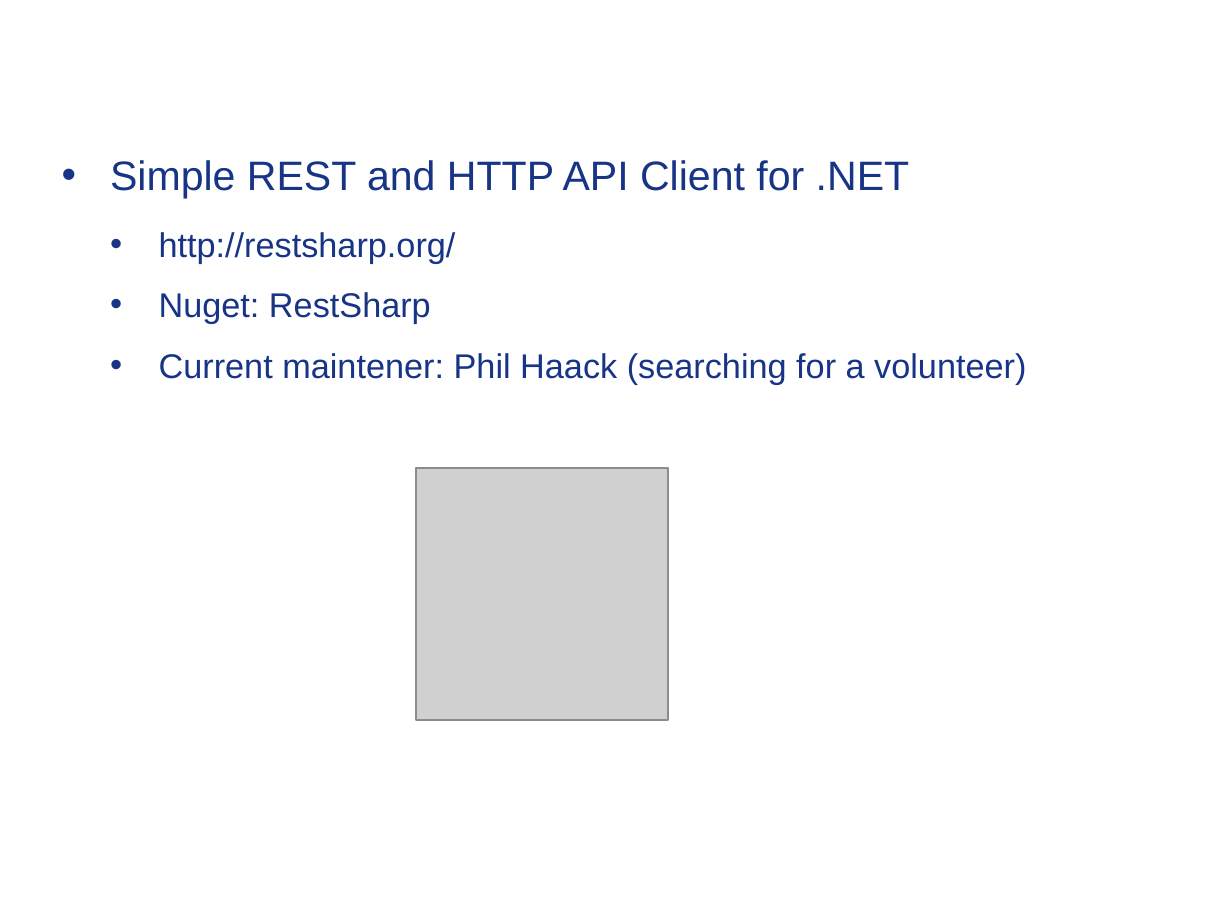
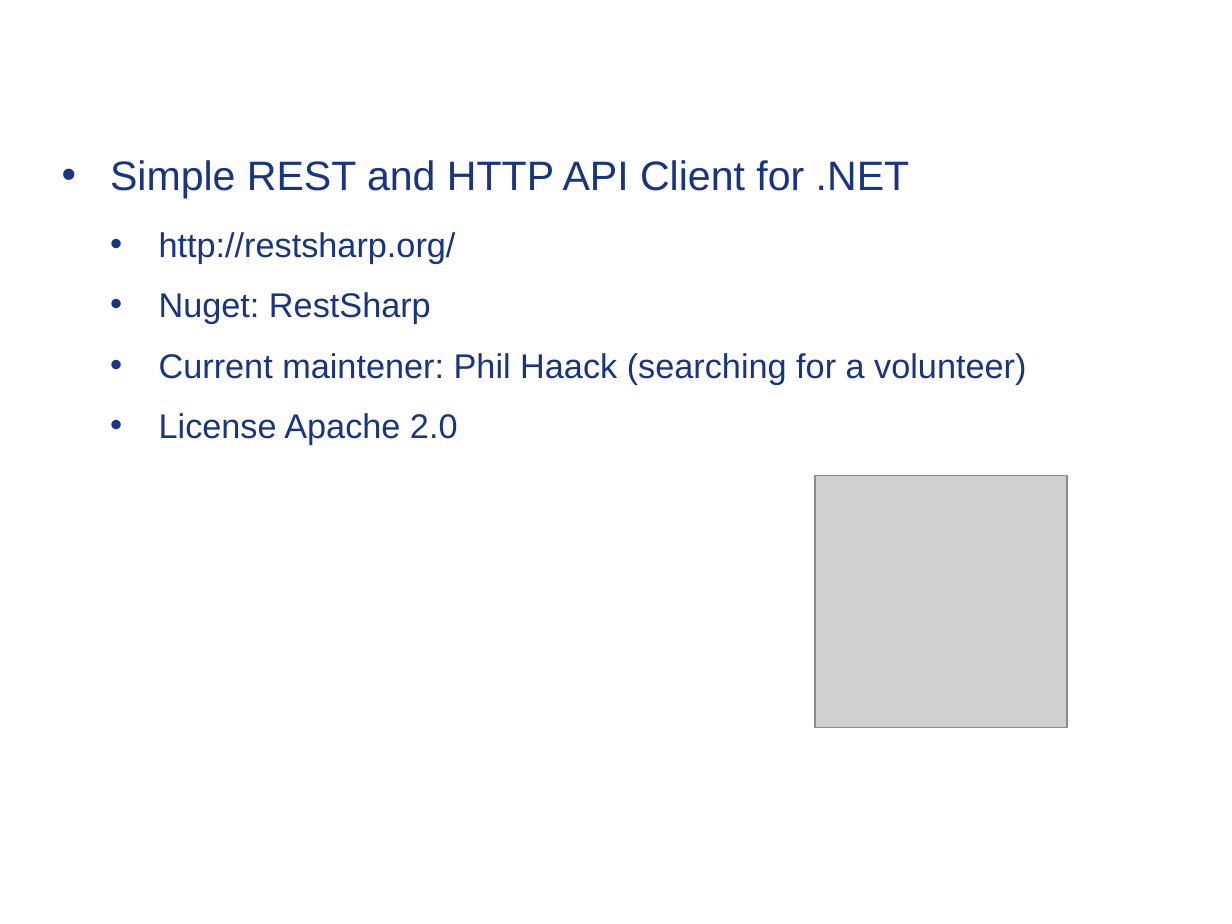
Before and after one commit to Timothep/MarathonWOShoes, a slide deck: slide 27 of BarefootMarathon.odp (slide 26 before the commit). Drawn at 1232x924 pixels with LibreOffice and Linux fonts; fonts in the diff are those of the drawing; grey boxes stand for pictures; background and template pictures are left out. Boxes give left, top, right and bottom in pixels: in the first picture for what was removed or moved away, otherwise in the second. Text is boxed around its words. In the diff, an @@ line names an element or a change of style, - is before the commit and + after.

```diff
--- a/BarefootMarathon.odp
+++ b/BarefootMarathon.odp
@@ text at (159, 413, 458, 445): paragraph added @@
+  • License Apache 2.0
@@ picture: place and size @@
-picture at (416, 468, 669, 721)
+picture at (816, 476, 1068, 728)
```
Also in this commit, not shown: 23 other slides changed, 3 slides added, 3 slides removed, 4 other files.
